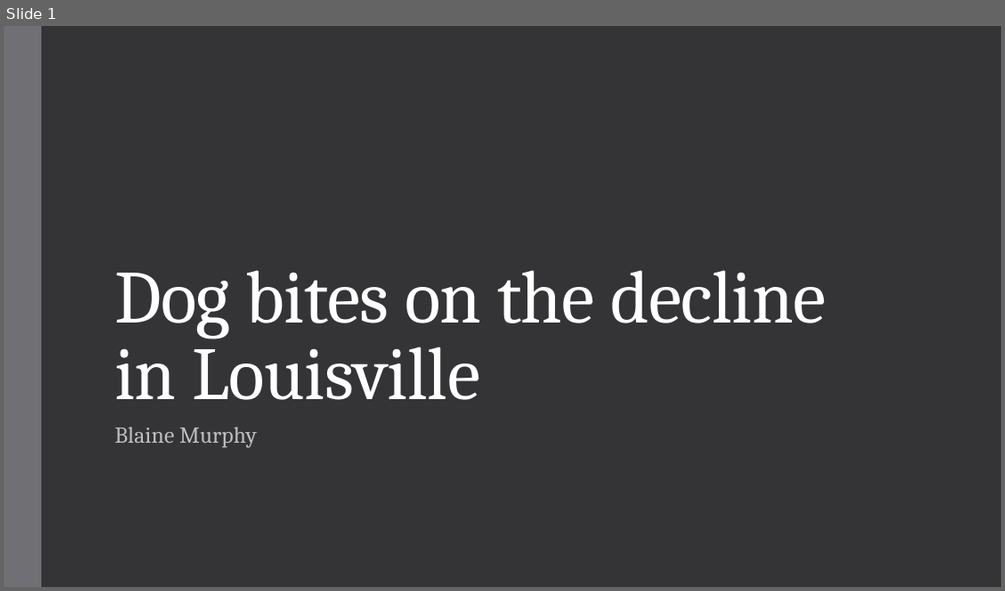
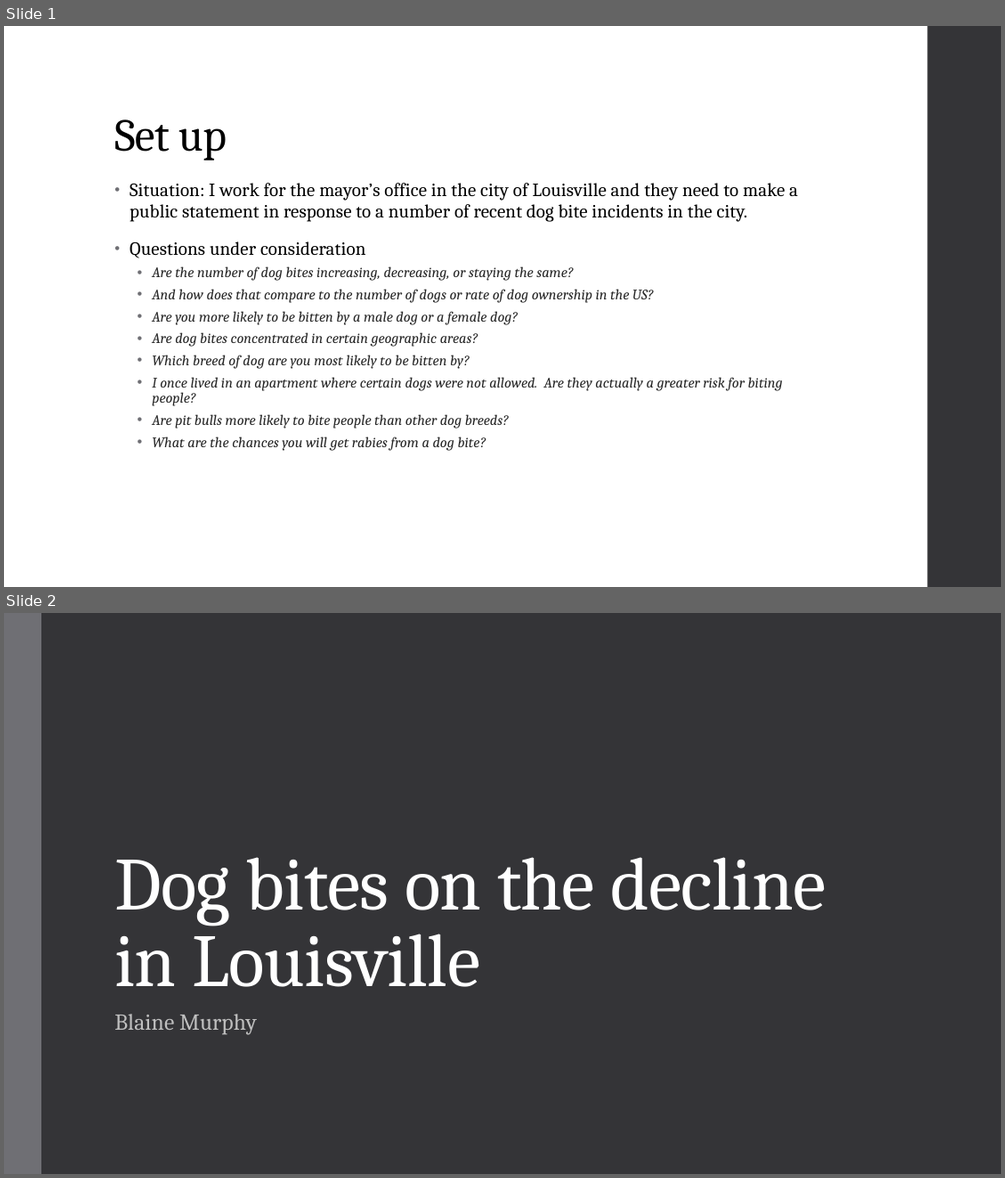
Before and after one commit to b-c-murphy/Springboard-Data-Science, a slide deck: 20 - Data Story Telling/Dog bites on the decline in Louisville.pptx. Shown one above the other, each under a label of ours: slide 1 before the commit, slides 1 and 2 after it. The pictures are 1005x591 and 1005x1178 pixels, drawn with LibreOffice and Linux fonts; fonts in the diff are those of the drawing. Boxes give left, top, right and bottom in pixels: in the first picture for what was removed or moved away, otherwise in the second. Text is boxed around its words. In the diff, an @@ line names an element or a change of style, - is before the commit and + after.

Commit message:
added ppt slide for context

```diff
--- a/20 - Data Story Telling/Dog bites on the decline in Louisville.pptx
+++ b/20 - Data Story Telling/Dog bites on the decline in Louisville.pptx
@@ slide 1 added at <box>4,26,1001,587</box>, background #FFFFFF @@
@@ rectangle added at <box>928,26,1001,587</box>, fill #353537 @@
@@ title added at <box>114,119,226,160</box>, 44 pt, text #000000 @@
+Set up
@@ text added at <box>129,183,798,451</box>, 14 pt, text #262626, italic @@
+• Situation: I work for the mayor’s office in the city of Louisville and they need to make a public statement in response to a number of recent dog bite incidents in the city.
+• Questions under consideration
+  • Are the number of dog bites increasing, decreasing, or staying the same?
+  • And how does that compare to the number of dogs or rate of dog ownership in the US?
+  • Are you more likely to be bitten by a male dog or a female dog?
+  • Are dog bites concentrated in certain geographic areas?
+  • Which breed of dog are you most likely to be bitten by?
+  • I once lived in an apartment where certain dogs were not allowed. Are they actually a greater risk for biting people?
+  • Are pit bulls more likely to bite people than other dog breeds?
+  • What are the chances you will get rabies from a dog bite?
@@ what was slide 1 is now slide 2 @@
```
